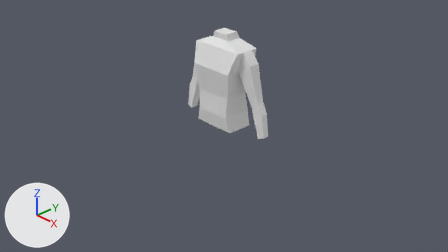
The Blender file DevelopmentAssets/Character/character_model.blend: old version first, new version second.
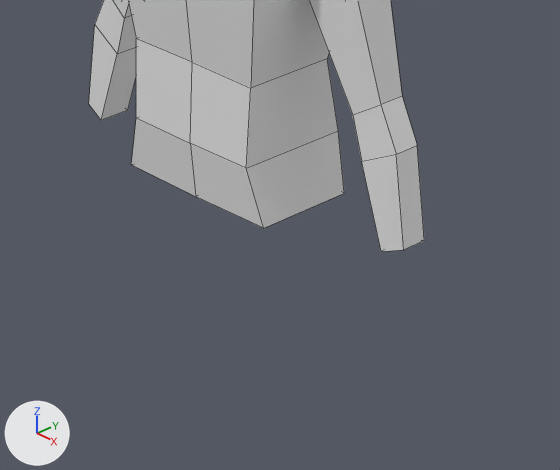
Each version appears first from the file's camera 'Camera', and next in a close-up on the part from 37% to 67% of the width and 31% to 76% of the height. The axes (+X, +Y, +Z) are drawn at lower left. The lights are the same throughout. The close-ups show mesh edges as thin lines.

The older version as bpy lines, for what is in view:
```python
me_cube_001 = bpy.data.meshes.new('Cube.001')
me_cube_001.from_pydata(...)  # 48 vertices, 43 faces; spans x -0.22..5.39, y -1.65..1.65, z -0.84..8.45
ob_cube = bpy.data.objects.new('Cube', me_cube_001)
ob_cube.location = (0.0, 0.0, 0.162)
ob_cube.scale = (0.183, 0.183, 0.183)
_m = ob_cube.modifiers.new('Mirror', 'MIRROR')
_m.use_bisect_axis = (True, False, False)
```
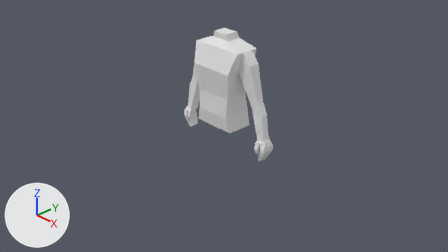
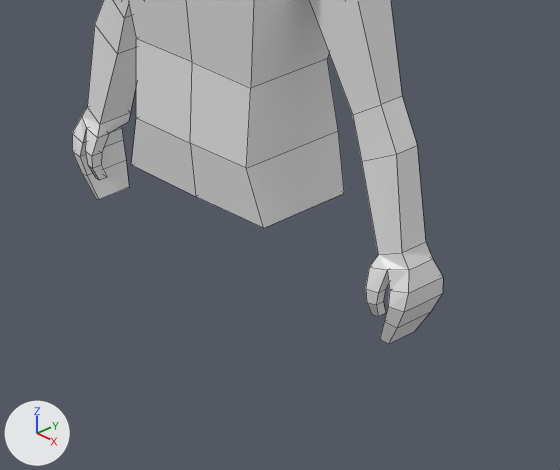
The change in detail:
me_cube_001 is used by ob_cube; location (0.0, 0.0, 0.162); scale (0.183, 0.183, 0.183).
me_cube_001 had 48 vertices, 43 faces and spanned x -0.22..5.39, y -1.65..1.65, z -0.84..8.45.
me_cube_001 now has 84 vertices, 77 faces and spans x -0.22..5.78, y -1.65..1.65, z -3.11..8.45.
Part 1, on me_cube_001:
4 vertices are removed from x 4.8..5.39, y -0.09..0.79, z -0.84..-0.62.
5 faces are deleted.
40 vertices are added at x 4.68..5.78, y -0.48..1.08, z -3.11..-0.68.
39 new faces join them.

What differs and where, as boxes (x1, y1, x2, y2) in the close-ups (560 x 470 px):
'Cube', reshaped: before (89, 0, 424, 251); after (72, 0, 443, 344)
part 1 of me_cube_001, built on: before (89, 25, 424, 251); after (72, 25, 443, 344)
